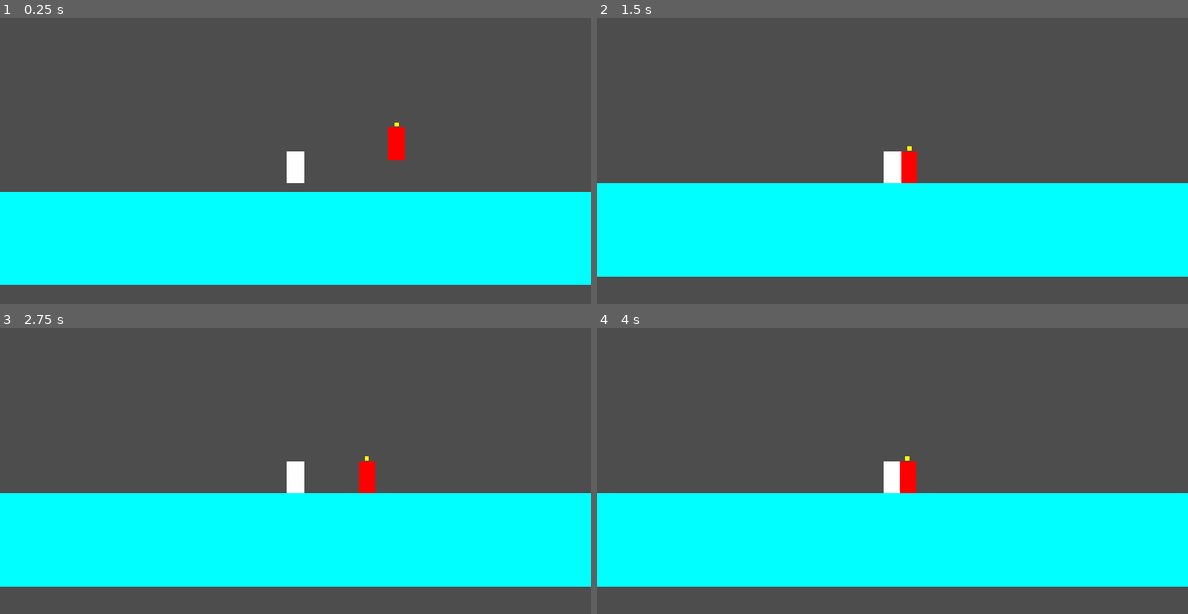
Above: before the commit, frames 1-4 (two rows, left to right).
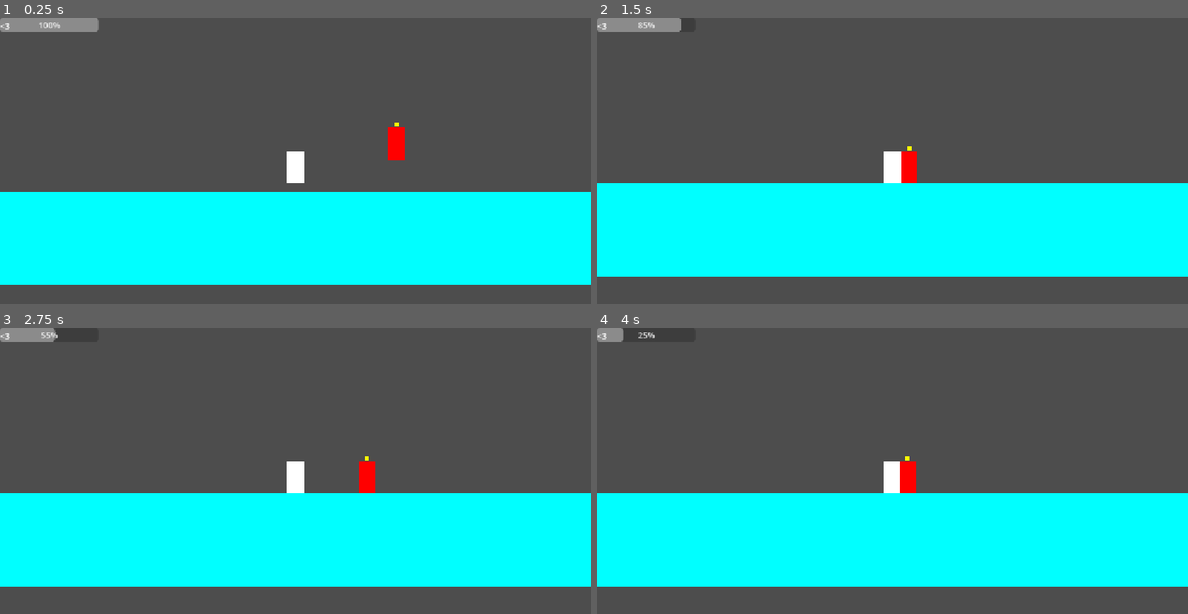
Above: after the commit, the same moments.

Repository: MananSharma12/spin-to-sin
Game: Godot game, scene res://scenes/combat_arena_base.tscn
Two runs of this game, one before a commit and one after it. Both use one fixed random seed, a clock stepped at 60 frames per second and the inputs below.
Inputs (mouse positions are in pixels of both pictures, inside the frame that each line leads up to):
- Up to frame 1 (0.25 s): no input
- Up to frame 2 (1.5 s): tap Enter at 0.5 s; move the mouse to (1022, 166) at 0.52 s; hold D (move_right) from 0.53 s (still down); tap H at 0.6 s; move the mouse to (774, 201) at 1.27 s; click (774, 201) at 1.35 s
- Up to frame 3 (2.75 s): tap H at 1.55, 2.1 s; move the mouse to (354, 419) at 2.02 s; release D (move_right) at 2.03 s; hold A (move_left) from 2.03 s (still down)
- Up to frame 4 (4 s): move the mouse to (862, 559) at 2.77 s; release A (move_left) at 2.78 s; hold D (move_right) from 2.78 s (still down); tap H at 2.85, 3.8 s; move the mouse to (1069, 542) at 3.52 s; press the mouse at (1069, 542) at 3.53 s

The runs differ from the first frame. In frame 1, 0.8% of the frame differs, in the area x 0-17%, y 0-5%; in frame 2, 0.7%; in frame 3, 0.5%; in frame 4, 0.2%.

Commit message:
feat: healthbar hud

Diff:
--- /dev/null
+++ b/UI/hud.gd
@@ -0,0 +1,31 @@
+extends CanvasLayer
+
+@onready var health_bar: ProgressBar = $ProgressBar
+
+func _ready() -> void:
+	# Use call_deferred to give the player node a microsecond to spawn completely first
+	call_deferred("initialize_health_binding")
+
+func initialize_health_binding() -> void:
+	var player = get_tree().get_first_node_in_group("player") as CharacterBody2D
+
+	if player:
+		# Fetch the HealthComponent node inside the player's tree structure
+		var health_node = player.get_node_or_null("HealthComponent") as HealthComponent
+
+		if health_node:
+			# 1. Establish structural limits based on actual component values
+			health_bar.max_value = health_node.max_health
+			health_bar.value = health_node.current_health
+
+			# 2. Connect the runtime signal to our local update handler
+			health_node.health_altered.connect(_on_player_health_altered)
+			print("HUD successfully bound to Player HealthComponent.")
+		else:
+			print("Error: HUD found Player, but missing 'HealthComponent' child node.")
+	else:
+		print("Error: HUD initialization failed. No 'player' group node found in scene tree.")
+
+func _on_player_health_altered(new_value: float) -> void:
+	# Smoothly set the value of the progress bar UI slider element
+	health_bar.value = new_value
--- /dev/null
+++ b/UI/hud.tscn
@@ -0,0 +1,16 @@
+[gd_scene format=3 uid="uid://brty5irpeqmso"]
+
+[ext_resource type="Script" uid="uid://c8o8a28crk2m4" path="res://UI/hud.gd" id="1_ne75i"]
+
+[node name="HUD" type="CanvasLayer" unique_id=458157675]
+script = ExtResource("1_ne75i")
+
+[node name="ProgressBar" type="ProgressBar" parent="." unique_id=1004072309]
+offset_right = 192.0
+offset_bottom = 27.0
+
+[node name="Label" type="Label" parent="." unique_id=1192781011]
+offset_top = 4.0
+offset_right = 40.0
+offset_bottom = 27.0
+text = "<3"
--- a/entities/enemy/enemy_base.tscn
+++ b/entities/enemy/enemy_base.tscn
@@ -25,7 +25,7 @@
 position = Vector2(0, -32)
 shape = SubResource("CapsuleShape2D_4vj27")
 
-[node name="ColorRect2" type="ColorRect" parent="." unique_id=210618102]
+[node name="CounterIndicator" type="ColorRect" parent="." unique_id=210618102]
 offset_left = -4.0
 offset_top = -74.0
 offset_right = 4.0
--- a/entities/player/player.gd
+++ b/entities/player/player.gd
@@ -27,6 +27,13 @@
 	if event.is_action_pressed("attack"):
 		execute_attack()
 
+	# TEMP DEBUG FLAG: Press the "H" key on your keyboard to test damage binding
+	if event is InputEventKey and event.pressed and event.keycode == KEY_H:
+		var health_node = get_node("HealthComponent") as HealthComponent
+		if health_node:
+			print("Debug: Player intentionally taking 15 damage.")
+			health_node.damage(15.0)
+
 func adjust_attack_range() -> void:
 	if Global.is_god_mode:
 		attack_shape.shape.extents = Vector2(500, 16)
--- a/entities/player/player.tscn
+++ b/entities/player/player.tscn
@@ -23,10 +23,10 @@
 position = Vector2(0, -32)
 shape = SubResource("CapsuleShape2D_abrql")
 
-[node name="HealthComoponent" parent="." unique_id=330710377 instance=ExtResource("2_sglur")]
+[node name="HealthComponent" parent="." unique_id=330710377 instance=ExtResource("2_sglur")]
 
 [node name="HitboxComponent" parent="." unique_id=657140953 node_paths=PackedStringArray("health_node") instance=ExtResource("3_bls4j")]
-health_node = NodePath("../HealthComoponent")
+health_node = NodePath("../HealthComponent")
 
 [node name="AttackZone" type="Area2D" parent="." unique_id=1040445714]
 
--- a/scenes/combat_arena_base.tscn
+++ b/scenes/combat_arena_base.tscn
@@ -2,6 +2,7 @@
 
 [ext_resource type="PackedScene" uid="uid://cab5heq0kykkq" path="res://entities/player/player.tscn" id="1_8on37"]
 [ext_resource type="PackedScene" uid="uid://slp0f36hxter" path="res://entities/enemy/enemy_base.tscn" id="2_8ifb5"]
+[ext_resource type="PackedScene" uid="uid://brty5irpeqmso" path="res://UI/hud.tscn" id="3_kuhwg"]
 
 [sub_resource type="RectangleShape2D" id="RectangleShape2D_4vj27"]
 size = Vector2(3009, 143)
@@ -45,3 +46,5 @@
 
 [node name="EnemyBase" parent="." unique_id=1972734964 instance=ExtResource("2_8ifb5")]
 position = Vector2(78, -91)
+
+[node name="HUD" parent="." unique_id=458157675 instance=ExtResource("3_kuhwg")]
Not shown, added: UI/hud.gd.uid
